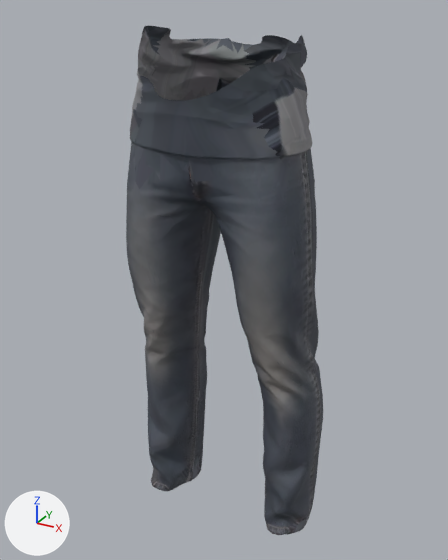
The glTF model public/assets/characters/wear/jeans.glb, before and after one commit.
Rendered twice from a camera (50 mm lens) standing at (0.638, -1.116, 1.253) and looking at (-0.008, 0.06, 0.665). Arrows for +X, +Y and +Z are at lower left; the lights stay in place. The older version comes first. Vertices at exactly the same position are counted once.

The first picture shows 'wear'.
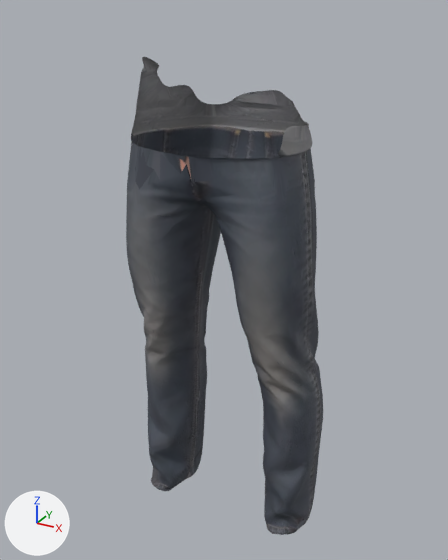
The edits, one by one:
me_wear is used by ob_wear; location (0.0, 0.0, 0.0).
me_wear had 5068 vertices, 9900 faces and spanned x -0.24..0.245, y -0.113..0.177, z -0.025..1.219.
me_wear now has 4004 vertices, 7752 faces and spans x -0.24..0.245, y -0.1..0.177, z -0.024..1.16.
me_wear part 1: 3 vertices moved from x -0.164..-0.074, y -0.09..0.028, z 0.991..1.149 to x -0.161..-0.067, y -0.091..0.042, z 0.99..1.144; 1021 vertices removed from x -0.187..0.194, y -0.113..0.167, z 0.988..1.219; 109 vertices added at x -0.186..0.192, y -0.1..0.166, z 0.989..1.16.
me_wear part 2: 5 vertices moved from x 0.147..0.223, y -0.011..0.139, z -0.025..0.032 to x 0.146..0.223, y -0.011..0.139, z -0.023..0.034; 129 vertices removed from x 0.126..0.237, y -0.022..0.156, z -0.025..0.043; 46 vertices added at x 0.128..0.235, y -0.021..0.154, z -0.02..0.04.
me_wear part 3: 3 vertices moved from x -0.216..-0.152, y -0.002..0.139, z -0.008..0.014 to x -0.216..-0.152, y -0.003..0.139, z -0.006..0.015; 112 vertices removed from x -0.23..-0.121, y -0.021..0.165, z -0.018..0.11; 43 vertices added at x -0.229..-0.121, y -0.021..0.162, z -0.004..0.075.
me_wear part 4: 398 kept faces spanning x -0.237..0.243, y -0.1..0.172, z -0.005..1.155 get new vertex colours; the middle colour goes from white #ffffff to white #f9f9f9.

Where the change shows, as pixel boxes [x1, y1, x2, y2] in the pictures (448 x 560 px):
'wear', reshaped (6% shorter): before [126, 26, 323, 535]; after [126, 57, 323, 535]
part 1 of me_wear, cut back: before [129, 26, 310, 180]; after [129, 57, 309, 180]
part 2 of me_wear, reshaped: before [266, 517, 309, 535]; after [274, 517, 309, 535]
part 3 of me_wear, cut back: before [152, 436, 204, 491]; after [152, 445, 203, 491]
part 4 of me_wear, edited (looks the same): [128, 59, 311, 533] in both
